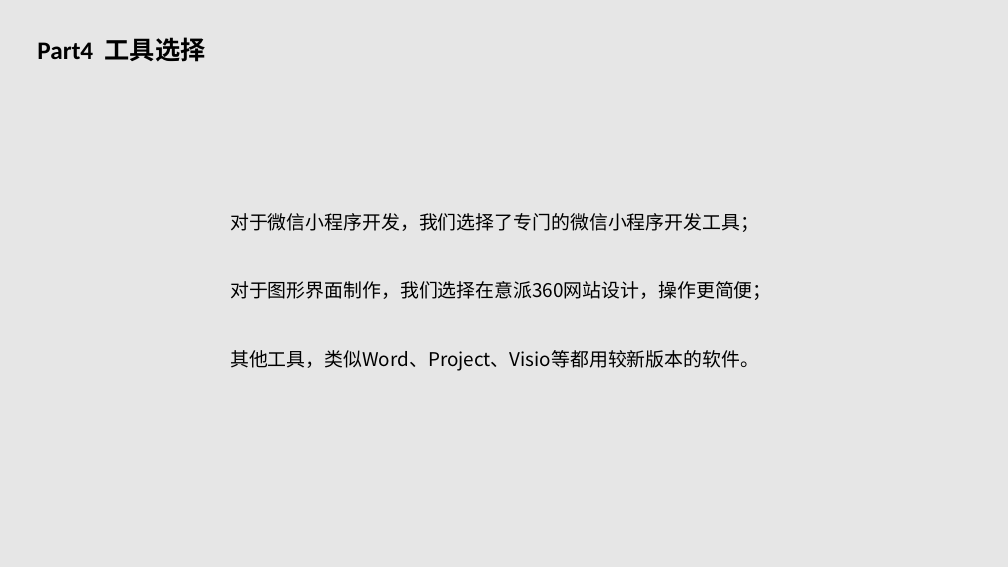
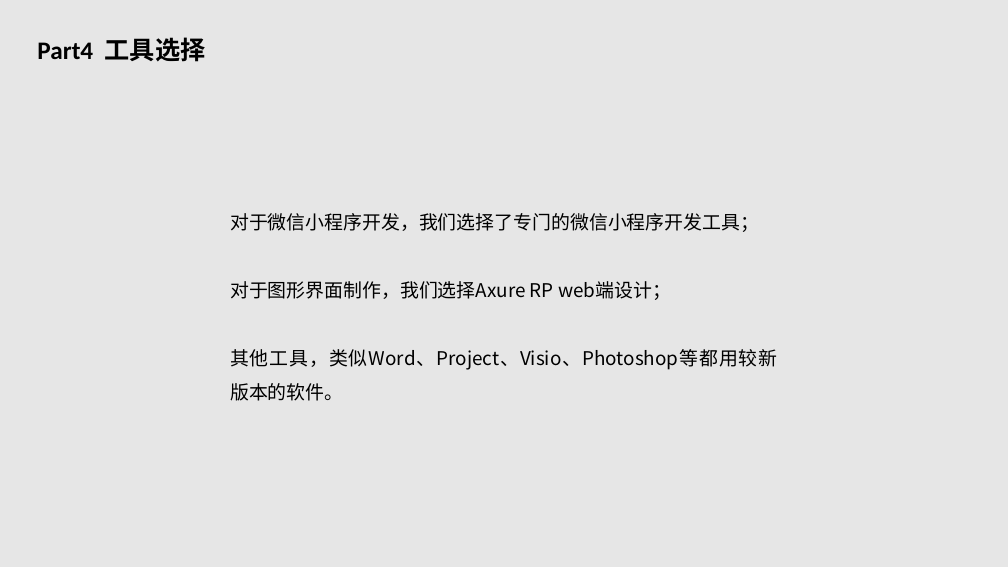
Before and after one commit to G03-LHL/SE2018--G03, a slide deck: slide 26 of 517/SE2018春-G03-设计阶段PPT.ppt. Drawn at 1008x567 pixels with LibreOffice and Linux fonts; fonts in the diff are those of the drawing. Boxes give left, top, right and bottom in pixels: in the first picture for what was removed or moved away, otherwise in the second. Text is boxed around its words. In the diff, an @@ line names an element or a change of style, - is before the commit and + after.

```diff
--- a/517/SE2018春-G03-设计阶段PPT.ppt
+++ b/517/SE2018春-G03-设计阶段PPT.ppt
@@ text at bbox=[230, 281, 778, 401]: text changed @@
-对于图形界面制作，我们选择在意派360网站设计，操作更简便；
-其他工具，类似Word、Project、Visio等都用较新版本的软件。
+对于图形界面制作，我们选择Axure RP web端设计；
+其他工具，类似Word、Project、Visio、Photoshop等都用较新版本的软件。
```
Also in this commit, not shown: 11 other slides changed, 3 slides removed.
